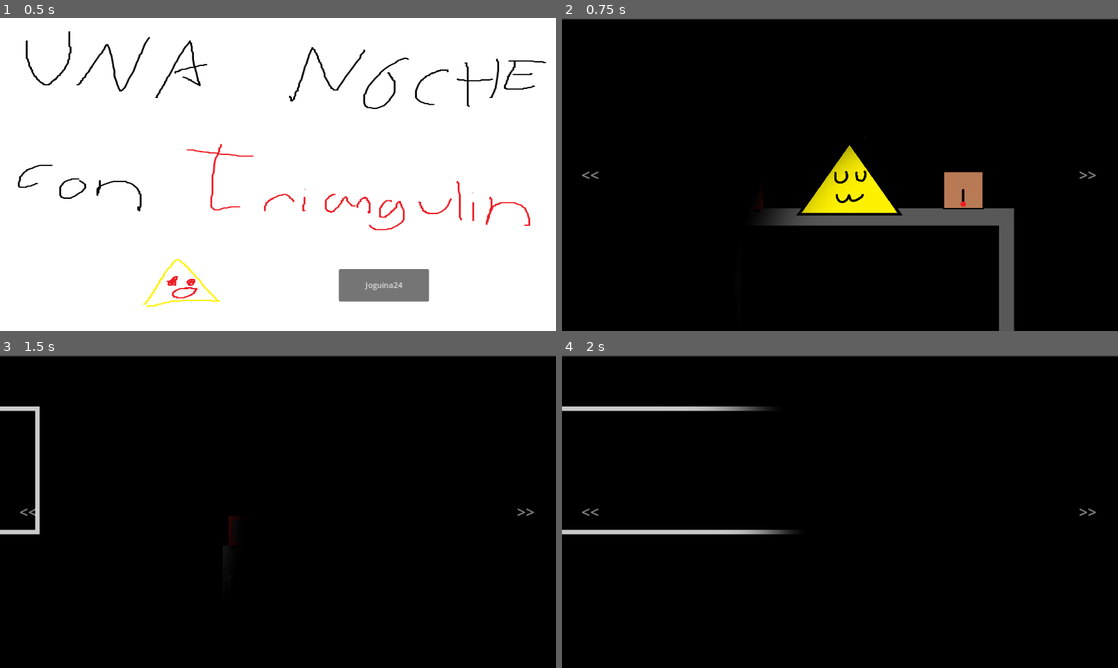
Above: before the commit, frames 1-4 (two rows, left to right).
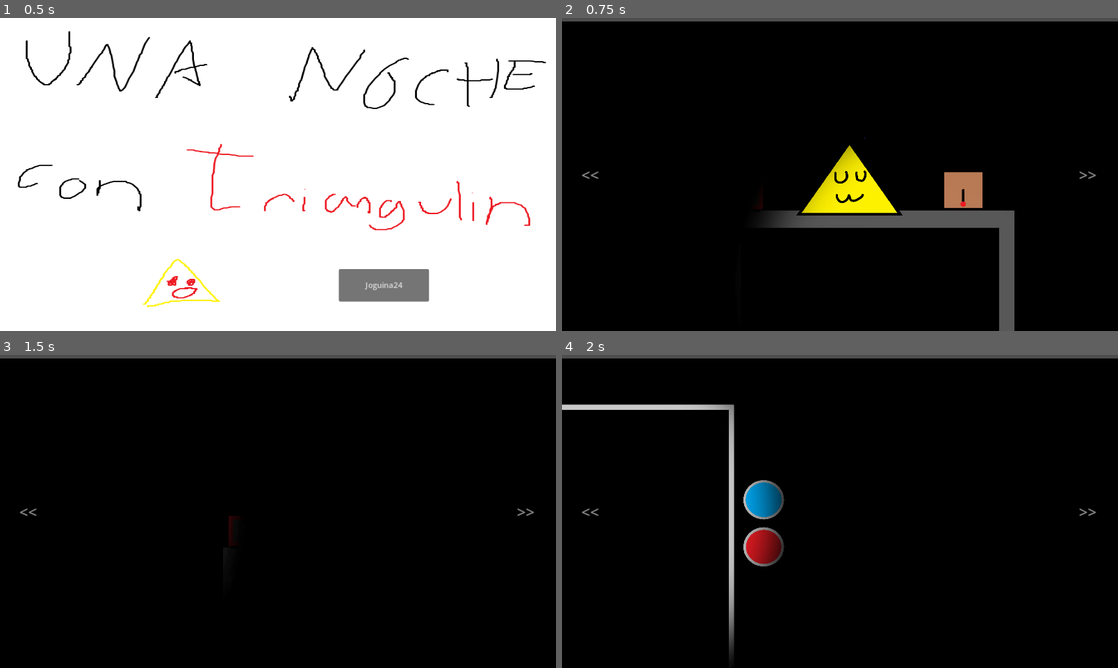
Above: after the commit, the same moments.

Repository: Mageh533/TriangulinProject
Game: Godot game, scene res://Scenes/MainMenu.tscn
Same seed, same stepped clock (60 frames per second), same inputs: the game is played once before the commit and once after it.
Inputs (mouse positions are in pixels of both pictures, inside the frame that each line leads up to):
- Up to frame 1 (0.5 s): no input
- Up to frame 2 (0.75 s): click "Joguina24" at 0.5 s
- Up to frame 3 (1.5 s): tap Enter at 1.25 s; move the mouse to (27, 511) at 1.27 s; tap R (recharge) at 1.35 s
- Up to frame 4 (2 s): no input

Frame 1 is identical in both runs. In frame 2, 1.3% of the frame differs, in the area x 0-100%, y 0-100%; in frame 3, 1.2%; in frame 4, 3.9%, in the area x 0-100%, y 0-98%.

Commit message:
Changed layout of the room

Diff:
--- a/Scenes/MainScene.tscn
+++ b/Scenes/MainScene.tscn
@@ -2,8 +2,8 @@
 
 [ext_resource type="Script" path="res://Scripts/Game/GameLogic.gd" id="1_sqss8"]
 [ext_resource type="Texture2D" uid="uid://3f28bn54dy1a" path="res://Assets/Static/Escritorio.png" id="2_48fq7"]
-[ext_resource type="Texture2D" uid="uid://dystmd5t26v3j" path="res://Assets/Static/Ventana_Derecha.png" id="3_ch0ee"]
 [ext_resource type="Texture2D" uid="uid://n7r0m3ichfvj" path="res://Assets/Static/Ventana_izquierda.png" id="4_8wcoh"]
+[ext_resource type="Texture2D" uid="uid://2p2usg3o5g1q" path="res://Assets/Static/Estanterias.png" id="5_podnf"]
 [ext_resource type="Texture2D" uid="uid://c2nrmodxfpdqm" path="res://Assets/Static/Puerta.png" id="5_vcdfj"]
 [ext_resource type="Texture2D" uid="uid://bv82qh0ytlh75" path="res://Assets/Objects/Despertador.png" id="6_ux8r6"]
 [ext_resource type="Texture2D" uid="uid://d1x3h41n6h53v" path="res://Assets/Objects/Caja.png" id="7_ki6an"]
@@ -335,29 +335,29 @@
 [node name="Static" type="Node2D" parent="."]
 
 [node name="Escritorio" type="Sprite2D" parent="Static"]
-position = Vector2(575.5, 323.5)
+position = Vector2(576, 328)
 scale = Vector2(0.896094, 0.898611)
 texture = ExtResource("2_48fq7")
 
-[node name="VentanaDerecha" type="Sprite2D" parent="Static"]
-position = Vector2(1716, 324)
-scale = Vector2(0.896094, 0.898611)
-texture = ExtResource("3_ch0ee")
-
-[node name="VentanaIzquierda" type="Sprite2D" parent="Static"]
-position = Vector2(-565, 324)
+[node name="Ventana1" type="Sprite2D" parent="Static"]
+position = Vector2(-1712, 328)
 scale = Vector2(0.896094, 0.898611)
 texture = ExtResource("4_8wcoh")
 
+[node name="Ventana2" type="Sprite2D" parent="Static"]
+position = Vector2(2864, 328)
+scale = Vector2(0.896094, 0.898611)
+texture = ExtResource("4_8wcoh")
+
 [node name="Puerta" type="Sprite2D" parent="Static"]
-position = Vector2(-1704, 324)
+position = Vector2(-568, 328)
 scale = Vector2(0.896094, 0.898611)
 texture = ExtResource("5_vcdfj")
 
-[node name="Puerta2" type="Sprite2D" parent="Static"]
-position = Vector2(2851, 324)
+[node name="Estanterias" type="Sprite2D" parent="Static"]
+position = Vector2(1720, 328)
 scale = Vector2(0.896094, 0.898611)
-texture = ExtResource("5_vcdfj")
+texture = ExtResource("5_podnf")
 
 [node name="Despertador" type="Sprite2D" parent="Static"]
 position = Vector2(337, 363)
@@ -441,35 +441,25 @@
 offset_bottom = 160.0
 
 [node name="Puerta" type="Node2D" parent="Interactable"]
-position = Vector2(1, 0)
-
-[node name="BotonAzulL" type="Sprite2D" parent="Interactable/Puerta"]
-position = Vector2(-1442.51, 309.5)
+position = Vector2(-328, 368)
+
+[node name="BotonAzul" type="Sprite2D" parent="Interactable/Puerta"]
+position = Vector2(29.75, -72.5)
 scale = Vector2(0.5, 0.5)
 texture = ExtResource("16_b2dq5")
 
-[node name="BotonAzulR" type="Sprite2D" parent="Interactable/Puerta"]
-position = Vector2(3113.05, 309.5)
-scale = Vector2(0.5, 0.5)
-texture = ExtResource("16_b2dq5")
-
-[node name="BotonRojoL" type="Sprite2D" parent="Interactable/Puerta"]
-position = Vector2(-1442.51, 407)
+[node name="BotonRojo" type="Sprite2D" parent="Interactable/Puerta"]
+position = Vector2(29.75, 25)
 scale = Vector2(0.5, 0.5)
 texture = ExtResource("17_eiet5")
 
-[node name="BotonRojoR" type="Sprite2D" parent="Interactable/Puerta"]
-position = Vector2(3113.05, 407)
-scale = Vector2(0.5, 0.5)
-texture = ExtResource("17_eiet5")
-
 [node name="Targets" type="Node2D" parent="."]
 
 [node name="Left" type="Marker2D" parent="Targets"]
-position = Vector2(-1684, 332)
+position = Vector2(-1704, 256)
 
 [node name="Right" type="Marker2D" parent="Targets"]
-position = Vector2(2873, 332)
+position = Vector2(2872, 256)
 
 [node name="Flashlight" type="PointLight2D" parent="."]
 shadow_enabled = true
Binary file added: Assets/Static/Estanterias.png
Not shown, added: Assets/Static/Estanterias.png.import
